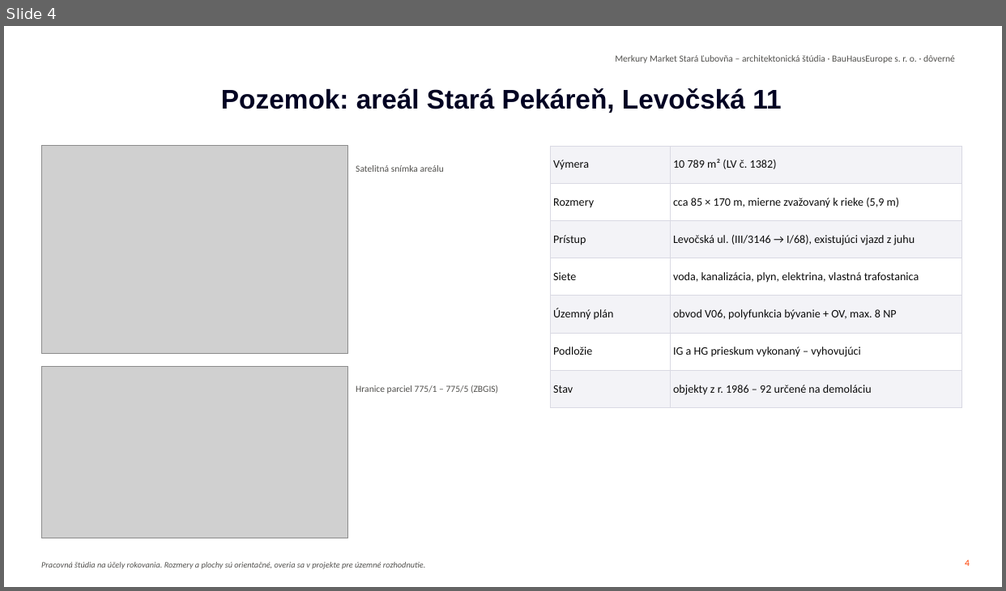
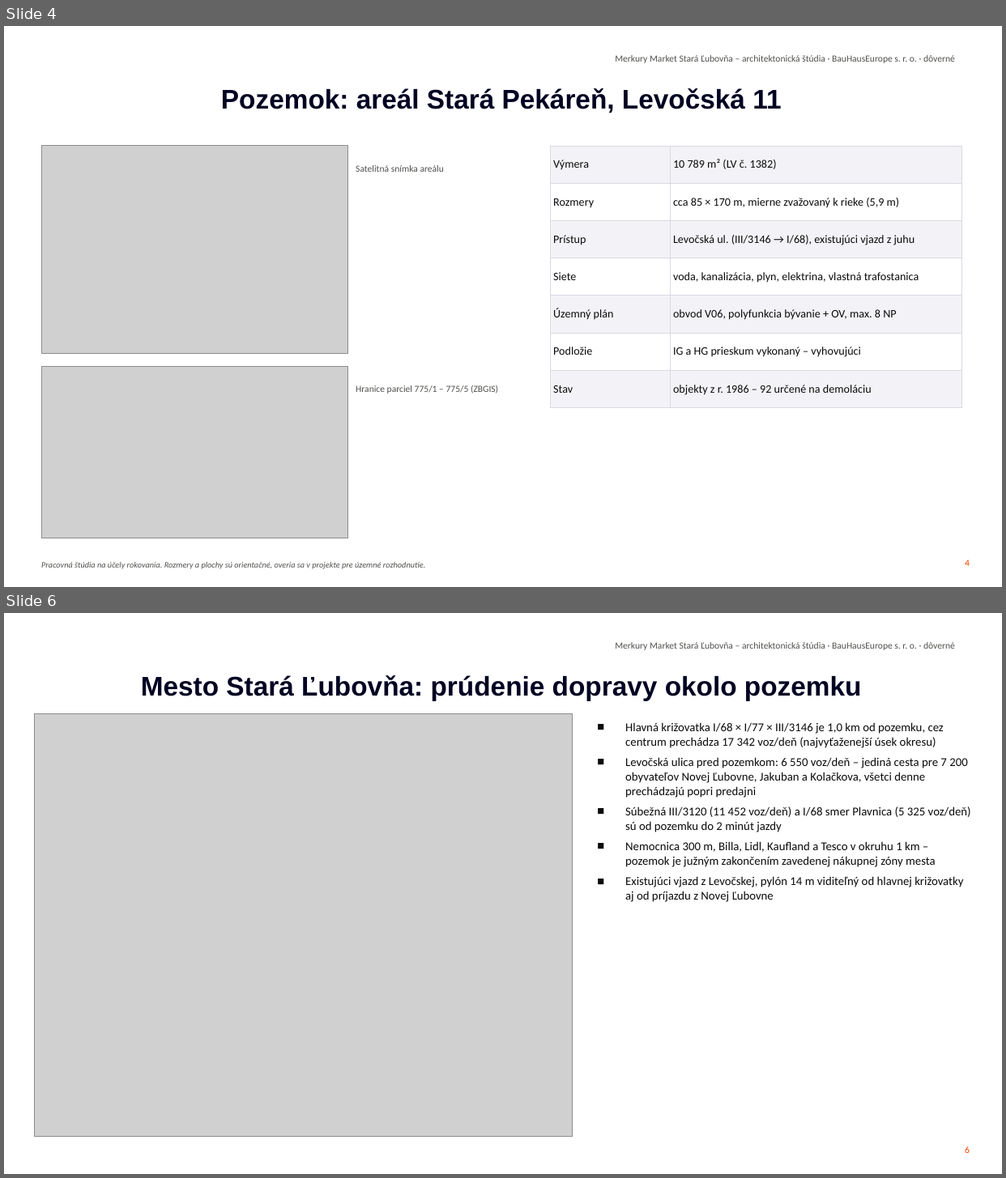
Before and after one commit to Lubo585/Lubo585, a slide deck: business-plan/studia-merkury-market/Studia_predajne_Merkury_Market_Stara_Lubovna_SK.pptx. Shown one above the other, each under a label of ours: slide 4 before the commit, slides 4 and 6 after it; the slides between them are not shown. The pictures are 1006x591 and 1006x1178 pixels, drawn with LibreOffice and Linux fonts; fonts in the diff are those of the drawing; grey boxes stand for pictures; background and template pictures are left out. Boxes give left, top, right and bottom in pixels: in the first picture for what was removed or moved away, otherwise in the second. Text is boxed around its words. In the diff, an @@ line names an element or a change of style, - is before the commit and + after.

```diff
--- a/business-plan/studia-merkury-market/Studia_predajne_Merkury_Market_Stara_Lubovna_SK.pptx
+++ b/business-plan/studia-merkury-market/Studia_predajne_Merkury_Market_Stara_Lubovna_SK.pptx
@@ slide 6 added at [4, 613, 1002, 1174], background #FFFFFF; not listed: 1 template element that a slide beside it also shows @@
@@ title added at [141, 675, 862, 700], 26 pt, text #010222, bold @@
+Mesto Stará Ľubovňa: prúdenie dopravy okolo pozemku
@@ picture added at [35, 714, 573, 1137] @@
@@ text added at [625, 722, 971, 902], 11.5 pt, text #0B0B0B @@
+■ Hlavná križovatka I/68 × I/77 × III/3146 je 1,0 km od pozemku, cez centrum prechádza 17 342 voz/deň (najvyťaženejší úsek okresu)
+■ Levočská ulica pred pozemkom: 6 550 voz/deň – jediná cesta pre 7 200 obyvateľov Novej Ľubovne, Jakuban a Kolačkova, všetci denne prechádzajú popri predajni
+■ Súbežná III/3120 (11 452 voz/deň) a I/68 smer Plavnica (5 325 voz/deň) sú od pozemku do 2 minút jazdy
+■ Nemocnica 300 m, Billa, Lidl, Kaufland a Tesco v okruhu 1 km – pozemok je južným zakončením zavedenej nákupnej zóny mesta
+■ Existujúci vjazd z Levočskej, pylón 14 m viditeľný od hlavnej križovatky aj od príjazdu z Novej Ľubovne
@@ page number added at [965, 1147, 970, 1153], 9 pt, text #FF4000 @@
+6
```
Also in this commit, not shown: 2 other slides added, 15 other files.
